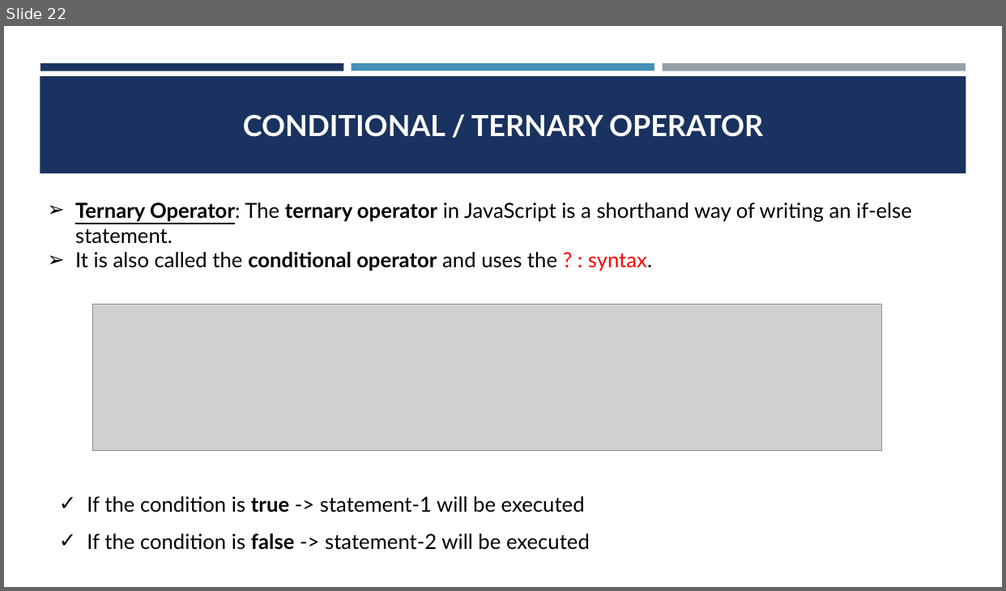
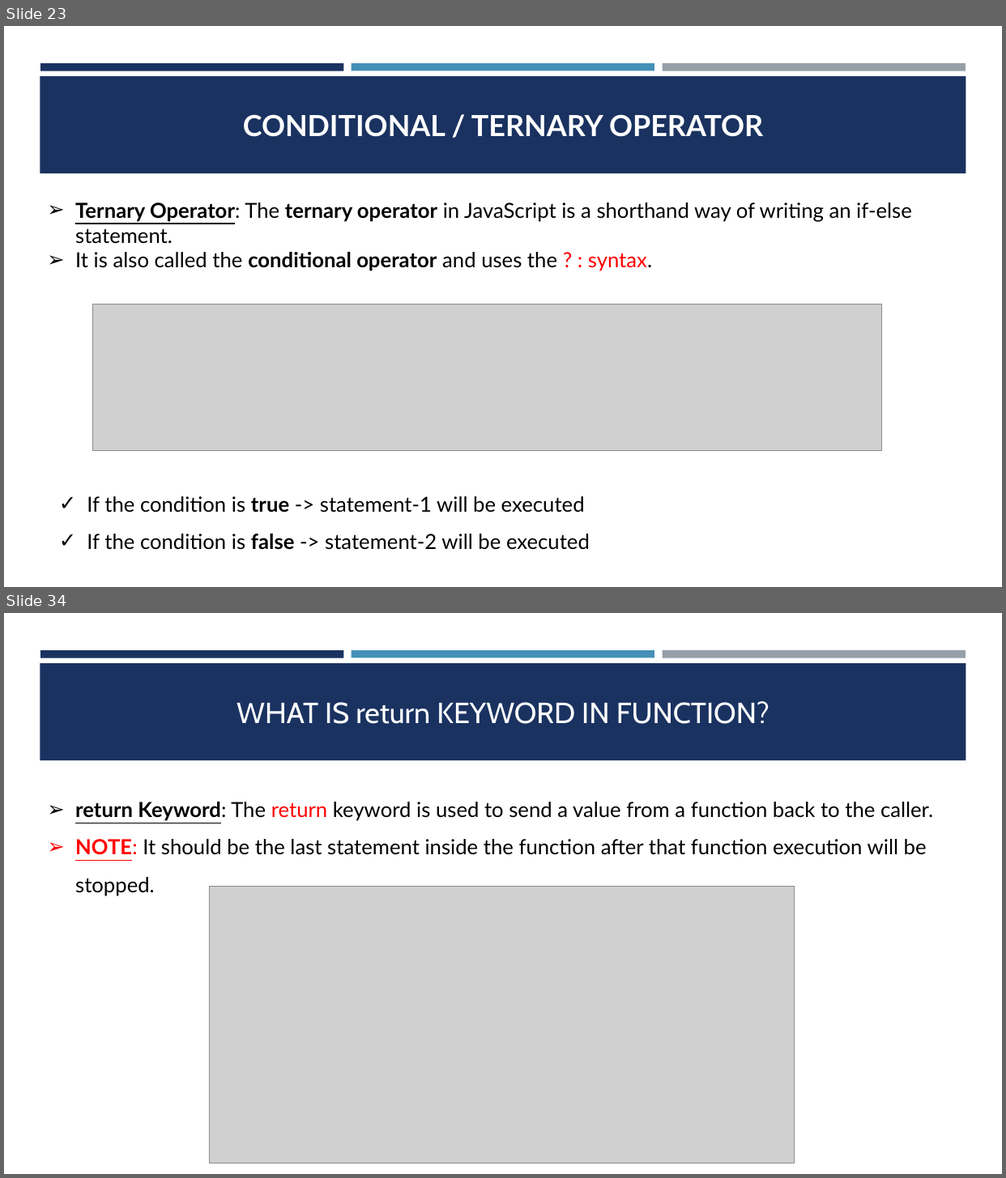
Before and after one commit to CodeCrafterRohit/PEC-Training, a slide deck: JAVASCRIPT/JAVASCRIPT PPT.pptx. Shown one above the other, each under a label of ours: slide 22 before the commit, slides 23 and 34 after it; the slides between them are not shown. The pictures are 1006x591 and 1006x1178 pixels, drawn with LibreOffice and Linux fonts; fonts in the diff are those of the drawing; grey boxes stand for pictures. Boxes give left, top, right and bottom in pixels: in the first picture for what was removed or moved away, otherwise in the second. Text is boxed around its words. In the diff, an @@ line names an element or a change of style, - is before the commit and + after.

```diff
--- a/JAVASCRIPT/JAVASCRIPT PPT.pptx
+++ b/JAVASCRIPT/JAVASCRIPT PPT.pptx
@@ slide 34 added at box(4, 613, 1002, 1174), background #FFFFFF; not listed: 4 template elements that a slide beside it also shows @@
@@ title added at box(236, 701, 769, 724), 28 pt, text #FFFFFF @@
+WHAT IS return KEYWORD IN FUNCTION?
@@ text added at box(75, 802, 933, 897), 20 pt, text #000000 @@
+➢ return Keyword: The return keyword is used to send a value from a function back to the caller.
+➢ NOTE: It should be the last statement inside the function after that function execution will be stopped.
@@ picture added at box(209, 887, 795, 1163) @@
@@ what was slide 22 is now slide 23 @@
```
Also in this commit, not shown: 1 slide changed, 16 other slides added, 14 other files.
